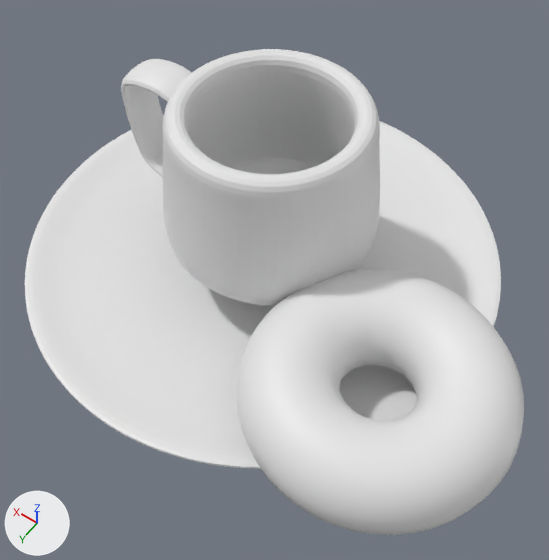
One commit to the Blender file donut-2026/donut-tut2026-8.blend: the scene before it, then after it.
Rendered twice from a camera (50 mm lens) standing at (-0.428, 0.54, 0.8) and looking at (-0.088, 0.064, 0.052). Lighting does not change. The marker at lower left points along +X, +Y and +Z. The older version comes first.

The scene before the commit, as lines of its bpy script (objects in view):
```python
me_circle = bpy.data.meshes.new('Circle')
me_circle.from_pydata(...)  # 210 vertices, 170 faces; spans x -0.33..0.33, y -0.331..0.331, z 0.0..0.04
me_cylinder = bpy.data.meshes.new('Cylinder')
me_cylinder.from_pydata(...)  # 283 vertices, 272 faces; spans x -0.14..0.23, y -0.144..0.144, z -0.139..0.12
me_torus_001 = bpy.data.meshes.new('Torus.001')
me_torus_001.from_pydata(...)  # a torus around z (ring radius 0.1, tube radius 0.057) spanning x 0.003..0.317, y -0.153..0.161, z -0.259..-0.147
me_torus_001.polygons.foreach_set('use_smooth', [True] * 864)
ob_circle = bpy.data.objects.new('Circle', me_circle)
ob_circle.location = (-0.026, 0.003, -0.025)
_m = ob_circle.modifiers.new('Subdivision', 'SUBSURF')
_m.levels = 0
_m.render_levels = 4
ob_cup = bpy.data.objects.new('Cup', me_cylinder)
ob_cup.location = (-0.04, 0.003, 0.138)
_m = ob_cup.modifiers.new('Subdivision', 'SUBSURF')
_m.levels = 2
ob_donut = bpy.data.objects.new('Donut', me_torus_001)
ob_donut.location = (-0.436, 0.125, 0.262)
```
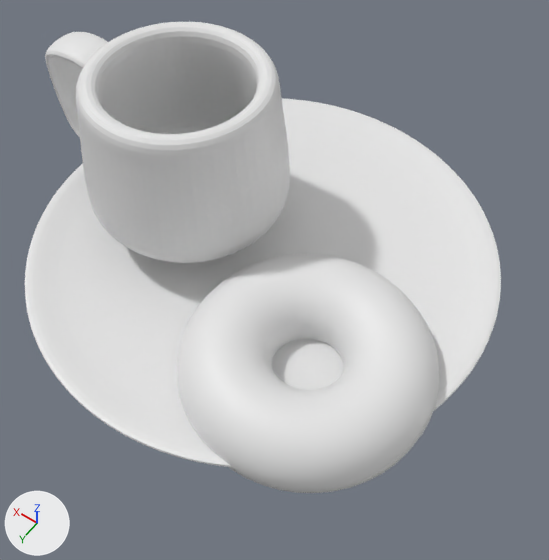
What differs and where, as boxes (x1, y1, x2, y2) in the pictures (549 x 560 px):
```json
{"object": "Donut", "change": "moved", "before": [236, 269, 524, 535], "after": [177, 254, 439, 493]}
{"object": "Cup", "change": "moved", "before": [121, 49, 380, 306], "after": [45, 22, 290, 263]}
```

Scene script edits in JSON lines:
```json
{"op": "set", "path": "ob_donut.location", "old": "(-0.436, 0.125, 0.262)", "new": "(-0.339, 0.117, 0.216)"}
{"op": "set", "path": "ob_cup.location", "old": "(-0.04, 0.003, 0.138)", "new": "(0.094, 0.005, 0.126)"}
```
